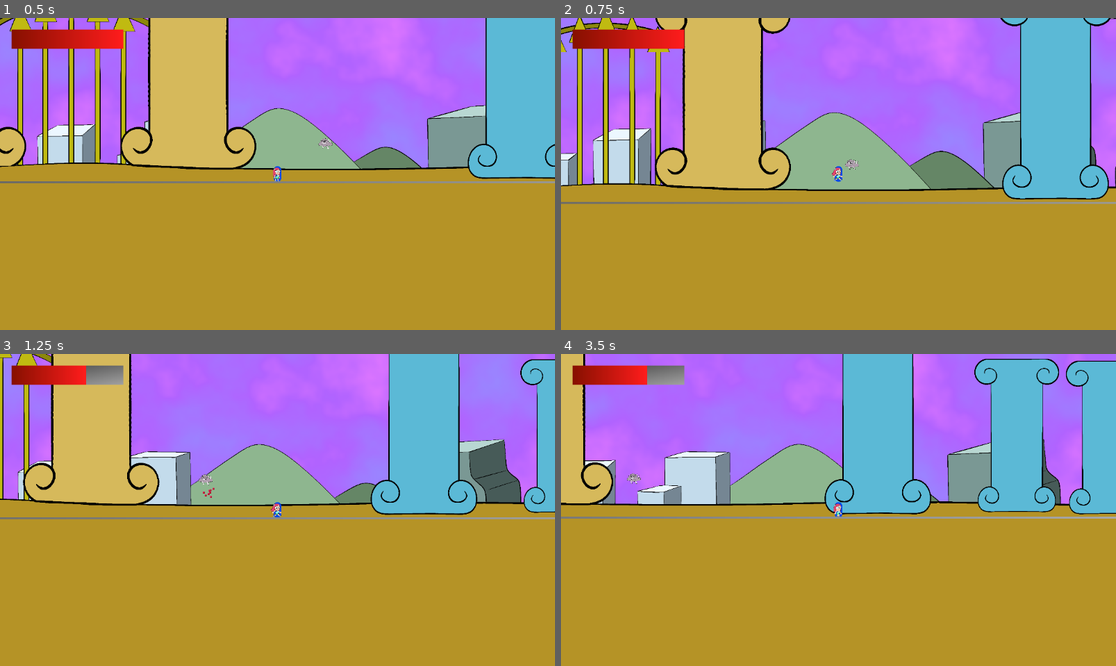
Above: before the commit, frames 1-4 (two rows, left to right).
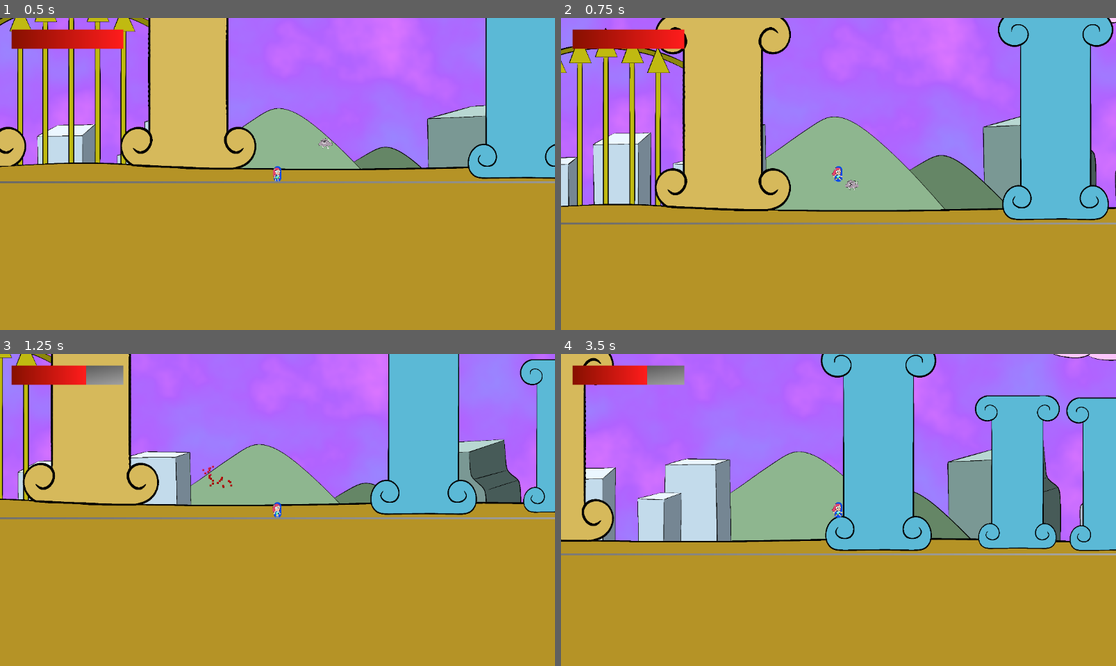
Above: after the commit, the same moments.

Repository: catloaf2048/TavernJam
Game: Godot game, scene res://Assets/Scene/Main.tscn
The game is run twice, just before and just after one commit, with the same random seed, the same clock (stepped at 60 frames per second) and the same inputs.
Inputs (mouse positions are in pixels of both pictures, inside the frame that each line leads up to):
- Up to frame 1 (0.5 s): no input
- Up to frame 2 (0.75 s): tap Enter (ui_accept) at 0.5 s; move the mouse to (960, 158) at 0.52 s; hold Right (ui_right) from 0.53 s (still down); click (960, 158) at 0.6 s
- Up to frame 3 (1.25 s): keep holding Right (ui_right); tap Enter (ui_accept) at 0.77 s
- Up to frame 4 (3.5 s): move the mouse to (727, 525) at 1.27 s; release Right (ui_right) at 1.28 s; hold Left (ui_left) 1.28-2.03 s; click (727, 525) at 1.35 s; tap Enter (ui_accept) at 1.52, 3.02 s; move the mouse to (894, 441) at 2.02 s; hold Right (ui_right) from 2.03 s (still down); click (894, 441) at 2.1 s; move the mouse to (810, 572) at 2.77 s; click (810, 572) at 2.85 s

Frame 1 is identical in both runs. In frame 2, 13% of the frame differs, in the area x 0-100%, y 0-67%; in frame 3, 1.5%; in frame 4, 22%, in the area x 0-100%, y 0-65%.

Commit message:
Made player jump higher.

Diff:
--- a/Assets/Scene/Entity/Player.tscn
+++ b/Assets/Scene/Entity/Player.tscn
@@ -30,6 +30,7 @@
 physics_material_override = SubResource("PhysicsMaterial_otfaf")
 lock_rotation = true
 script = ExtResource("1_otfaf")
+JUMP_VELOCITY = -600.0
 sprite = NodePath("Sprite2D")
 groundCheck = NodePath("GroundCheck")
 attack = NodePath("Attack")
@@ -54,10 +55,9 @@
 [node name="CollisionShape2D" type="CollisionShape2D" parent="GroundCheck" unique_id=2101167627]
 shape = SubResource("RectangleShape2D_otfaf")
 
-[node name="Attack" type="Area2D" parent="." unique_id=1290807243 node_paths=PackedStringArray("hitbox", "timer")]
+[node name="Attack" type="Area2D" parent="." unique_id=1290807243 node_paths=PackedStringArray("hitbox")]
 script = ExtResource("2_edcop")
 hitbox = NodePath(".")
-timer = NodePath("")
 targets = 2
 damage = 3
 
